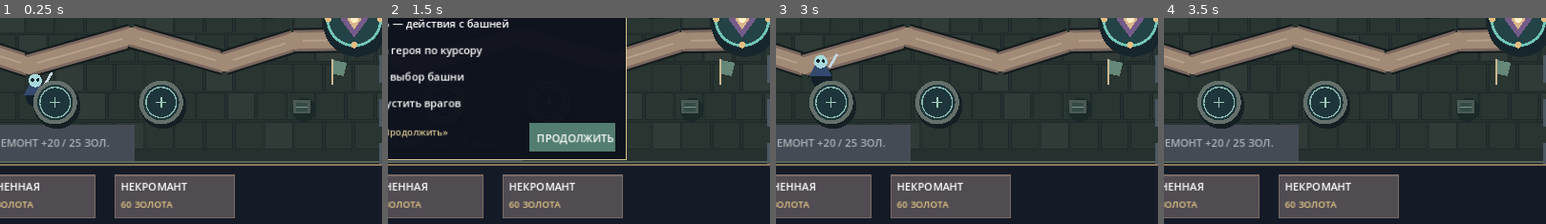
Above: before the commit, frames 1-4 (left to right).
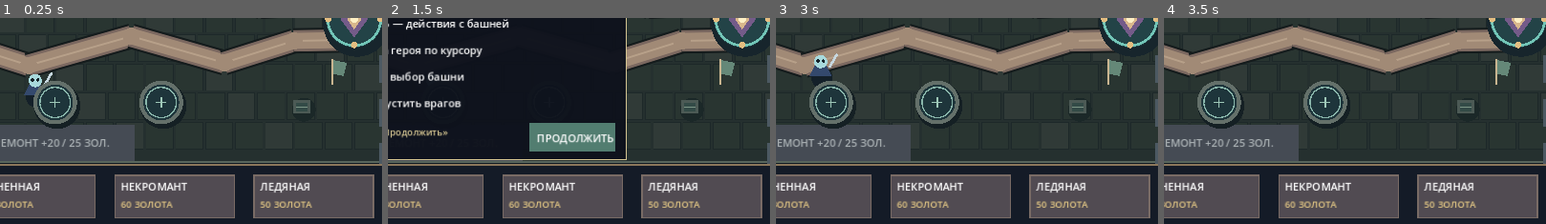
Above: after the commit, the same moments.

Repository: DoctorStrangeSH/Last-Ritual
Game: Godot game, scene res://scenes/topdown_td_prototype.tscn
Two runs of this game, one before a commit and one after it. Both use one fixed random seed, a clock stepped at 60 frames per second and the inputs below. This scene is started directly instead of the project's main scene.
Inputs (mouse positions are % of the whole screen's width and height, from its top left):
- Up to frame 1 (0.25 s): no input
- Up to frame 2 (1.5 s): tap Enter at 0.5 s; move the mouse to (72, 47) at 0.52 s; hold Right (ui_right) 0.53-1.28 s; tap H at 0.6 s; click (72, 47) at 0.67 s; tap Space at 0.77, 1.25 s; move the mouse to (30, 57) at 1.27 s; hold Down (ui_down) from 1.28 s (still down); tap E at 1.35 s
- Up to frame 3 (3 s): tap Space at 1.52, 2.75 s; tap Enter at 2 s; move the mouse to (60, 29) at 2.02 s; release Down (ui_down) at 2.03 s; hold Right (ui_right) 2.03-2.78 s; tap R at 2.1 s; move the mouse to (45, 73) at 2.77 s; hold Up (ui_up) from 2.78 s (still down); tap H at 2.85 s; click (45, 73) at 2.92 s
- Up to frame 4 (3.5 s): keep holding Up (ui_up); tap Space at 3.02 s
The pictures show only the part of the screen within x 44-94%, y 50-100%; the shares and areas given below are measured in that part.

The runs differ from the first frame. In frame 1, 6.8% of the frame differs, in the area x 66-98%, y 75-98%; in frame 2, 6.8%; in frame 3, 6.8%; in frame 4, 6.8%.

Commit message:
feat(frost): integrate fourth tower and update regression roadmap

Diff:
--- a/scripts/td/td_tower_stats.gd
+++ b/scripts/td/td_tower_stats.gd
@@ -1,14 +1,15 @@
 extends RefCounted
 ## Central source for base TD tower stats; keep values stable during refactor.
-const COSTS := {"bone": 30, "fire": 45, "necro": 60}
-const RANGES := {"bone": 135.0, "fire": 160.0, "necro": 125.0}
-const DAMAGES := {"bone": 2, "fire": 1, "necro": 3}
+const COSTS := {"bone": 30, "fire": 45, "necro": 60, "frost": 50}
+const RANGES := {"bone": 135.0, "fire": 160.0, "necro": 125.0, "frost": 145.0}
+const DAMAGES := {"bone": 2, "fire": 1, "necro": 3, "frost": 1}
 const SPECIALIZATION_LABELS := {
     "bone": ["БАЛЛИСТА: +2 УРОН", "РОЙ: СКОРОСТЬ"],
     "fire": ["ИНФЕРНО: ПЛАМЯ", "ИСКРЫ: 3 ЦЕЛИ"],
-    "necro": ["ЖНЕЦ: СИЛА ДУХОВ", "ЛЕГИОН: БОЛЬШЕ ДУХОВ"]
+    "necro": ["ЖНЕЦ: СИЛА ДУХОВ", "ЛЕГИОН: БОЛЬШЕ ДУХОВ"],
+    "frost": ["МОРОЗ: СИЛЬНЕЕ", "МЕТЕЛЬ: БЫСТРЕЕ"]
 }
 
 # Ordered catalogue shared by tower shop input and rendering.
-const SHOP_ORDER := ["bone", "fire", "necro"]
-const DISPLAY_NAMES := {"bone": "КОСТЯНАЯ", "fire": "ОГНЕННАЯ", "necro": "НЕКРОМАНТ"}
+const SHOP_ORDER := ["bone", "fire", "necro", "frost"]
+const DISPLAY_NAMES := {"bone": "КОСТЯНАЯ", "fire": "ОГНЕННАЯ", "necro": "НЕКРОМАНТ", "frost": "ЛЕДЯНАЯ"}
